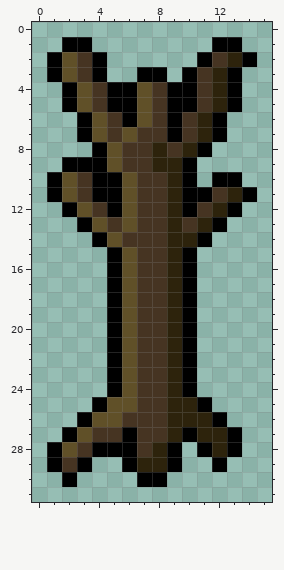
File history of a pixel-art file, art/structures/trees/dead_tree.aseprite. Above, as it was before the edit.
16x32 pixels, 1 frame.
The same view after the edit:
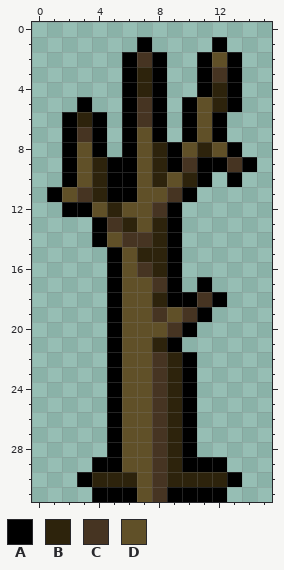
Palette (. is transparent): A #000000  B #2d230c  C #463422  D #605028
Change:
Changed rows in their new state; - is an unchanged pixel.
first column x 1:
 1 -..---A-----.-
 2 ....-ACA---DA.
 3 ....-AB--.AC--
 4 -....-BA..A---
 5 -.A..-CA.-D---
 6 -ABA.-CA.AD---
 7 -ACA.ADA.AD---
 8 -AD-.AD-ADBDA-
 9 --DBAAD-ACAACA
10 .ADB-ADBDBA.--
11 ---B-ADDC-....
12 --ADB-D-A....-
13 --.A-BDBA...--
14 -------BA..---
15 ------BBA.----
16 -------BA.----
17 ------D-A.A---
18 ------DBA-CA--
19 ------D-DCA---
20 ------DDC-----
21 ------DBA.----
22 ------D-------
23 ------D-------
24 ------D-------
25 ---.A-D--A.---
26 --..ADD--A..--
27 -...ADD---...-
28 ....-DDCBA...-
29 ...AADDCBAA---
30 -.ABBBDCBBBBA-
31 ---AAADCAAAA--
